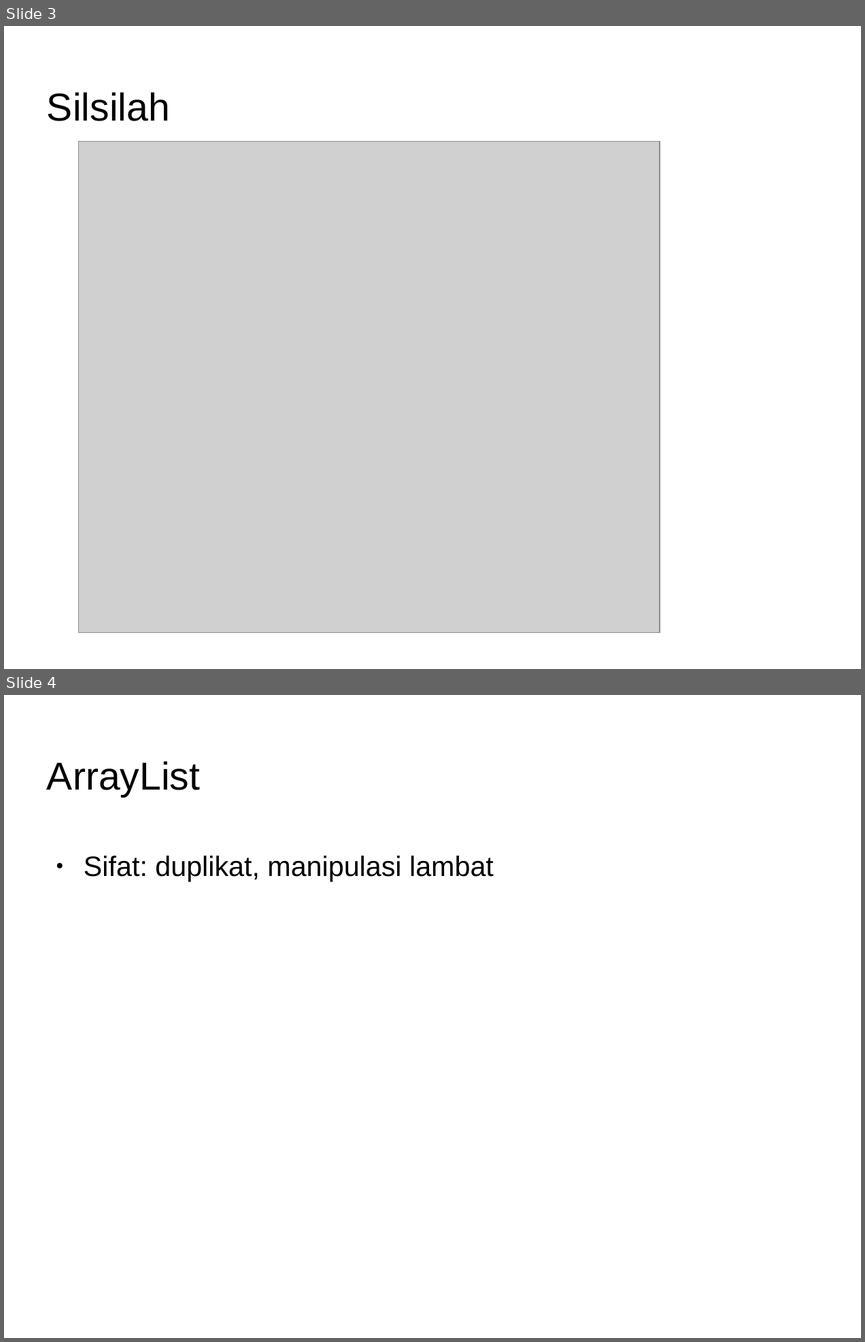
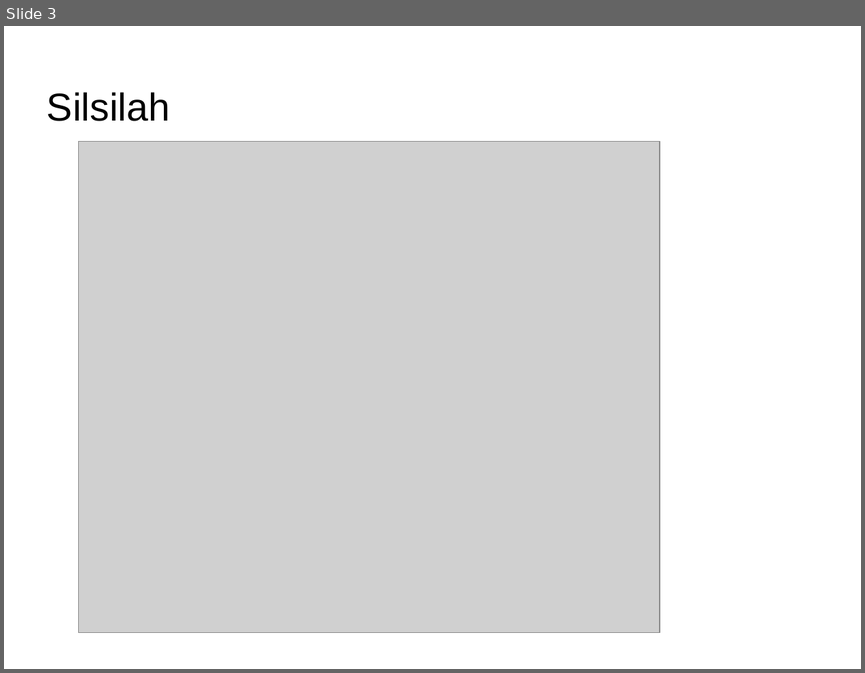
Before and after one commit to Dickyfathur7/pemrograman-komputer-2, a slide deck: collection/slide-collection.odp. Shown one above the other, each under a label of ours: slides 3 and 4 before the commit, slide 3 after it. The pictures are 865x1342 and 865x673 pixels, drawn with LibreOffice and Linux fonts; fonts in the diff are those of the drawing; grey boxes stand for pictures; background and template pictures are left out. Boxes give left, top, right and bottom in pixels: in the first picture for what was removed or moved away, otherwise in the second. Text is boxed around its words. In the diff, an @@ line names an element or a change of style, - is before the commit and + after.

```diff
--- a/collection/slide-collection.odp
+++ b/collection/slide-collection.odp
@@ slide 4 removed at (4, 695, 861, 1338), background picture (left out) @@
@@ title removed at (47, 761, 200, 797) @@
-ArrayList
@@ text removed at (84, 855, 494, 881) @@
-● Sifat: duplikat, manipulasi lambat
```
Also in this commit, not shown: 5 slides added.
